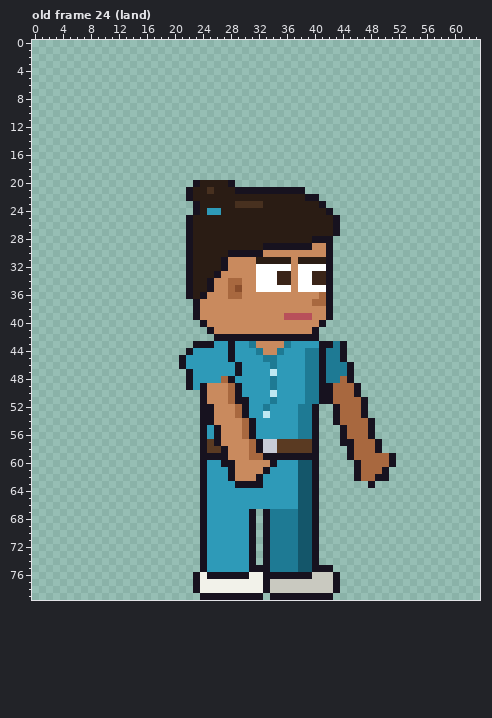
Edited in one commit: pixel-art file (sprites/clients/client_hygienist_right_anim.aseprite). The first picture shows the starting point.
64x80 pixels, 123 frames. Colours within 5 levels of each other are drawn and written as one. Shown: old frame 24 (land). The commit also changed other frames, which this record leaves out.
The result:
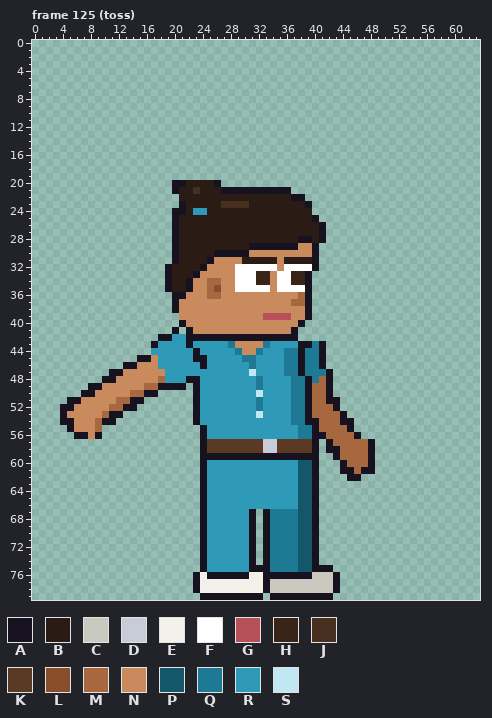
Palette (. is transparent): A #17121f  B #2a1c14  C #c9c9c0  D #c8ccd8  E #f2f2ea  F #ffffff  G #b8505a  H #3a2418  J #47301f  K #5a3a22  L #8a4e2c  M #a8683f  N #c98a5e  P #14566a  Q #1e7a94  R #2e9ab8  S #bfe8f2
A new or re-ordered frame is compared with the old frame closest to it.
What changed:
frames 123 -> 129
Changed rows in their new state; - is an unchanged pixel.
Frame 125 (toss) is new; against old frame 24 (land):
first column x 4:
20 ----------------AABB--A..-----------------------
21 ----------------ABBJ-B-AA--------..-------------
22 -----------------BB--------------AA..-----------
23 -----------------ABB---JJ--BB------A..----------
24 ----------------AABRRBB-------------...---------
25 ----------------ABB-----------------A...--------
26 ----------------ABB------------------A..--------
27 ----------------ABB------------------A..--------
28 ----------------ABB---------------AAB-.---------
29 ----------------ABB--------AA-----NNA..---------
30 ----------------ABB---AA---NN-------A..---------
31 ----------------ABB--ANN--BB---N-B--A..---------
32 ---------------ABBB-ANNN-FFF---N-F--A..---------
33 ---------------ABBBANNN--FFFHHNFFHHA...---------
34 ---------------ABB-NNMM-NFFFHHNFFHHA...---------
35 ---------------ABB-NNML-NFFF--N--F-A...---------
36 ----------------AANNNMM-NN--------MA...---------
37 ----------------ANNN-------------MMA...---------
38 ----------------ANNN---------------A...---------
39 -----------------NNN---------GGG-NNA...---------
40 -----------------ANNN-------------A...----------
41 ----------------A-ANNN-----------A...-----------
42 --------------AARRAAAA------------...-----------
43 -------------ARRRRARRR--QNNN-QRRR-AAQ-...-------
44 -------------RRRRRRA----RQNN-RRRQQA---...-------
45 -----------AANRRRR-AA---R-QQ-RR-QQA---...-------
46 ---------AANNNRRRR--A----R-Q--R-QQA---....------
47 -------AANNNNNNRRRR------R-S--R-QQA--QA...------
48 ------AANNNNNNMRRR-A---RR---Q-R--QQA-MA...------
49 ----AANNNNNNMMAAAA.ARRRRRR--Q-R--QQAMM-....-----
50 ---AANNNNNMMAA-----ARRRRRR--S-R--QQAMM-....-----
51 -AANNNNNMMAA-------ARRRRRRR-Q-R--QQAMM-A....----
52 AANNNNNMMAA--------ARRRRRRR-QR---Q-AMMM-....----
53 ANNNNNMAA----------ARRRRRRR-SR---Q-AMMMMA...----
54 AANNNMAA-----------ARRRRRRRR-----Q-A-MMMAA...---
55 -ANNNM----------------RRRRRR---------MMMMA...---
56 --AANA----------------RRRRRR---------AMMM-A..---
57 ----------------------KKKKKKK---------AMMM--A.--
58 -----------------------KKKKKK---------AAMM--A.--
59 ------------------------AAAAA----------AMM--A...
60 -----------------------RRRRRRRR---------AMM-A...
61 ------------------------RRRRRR----------AAMAA..-
62 ------------------------RRRRR------------A-....-
63 -------------------------RRRR---------------.---
Boxes around the changes in both pictures, in picture pixels (x1, y1, x2, y2):
changed: (60, 180, 396, 488)
